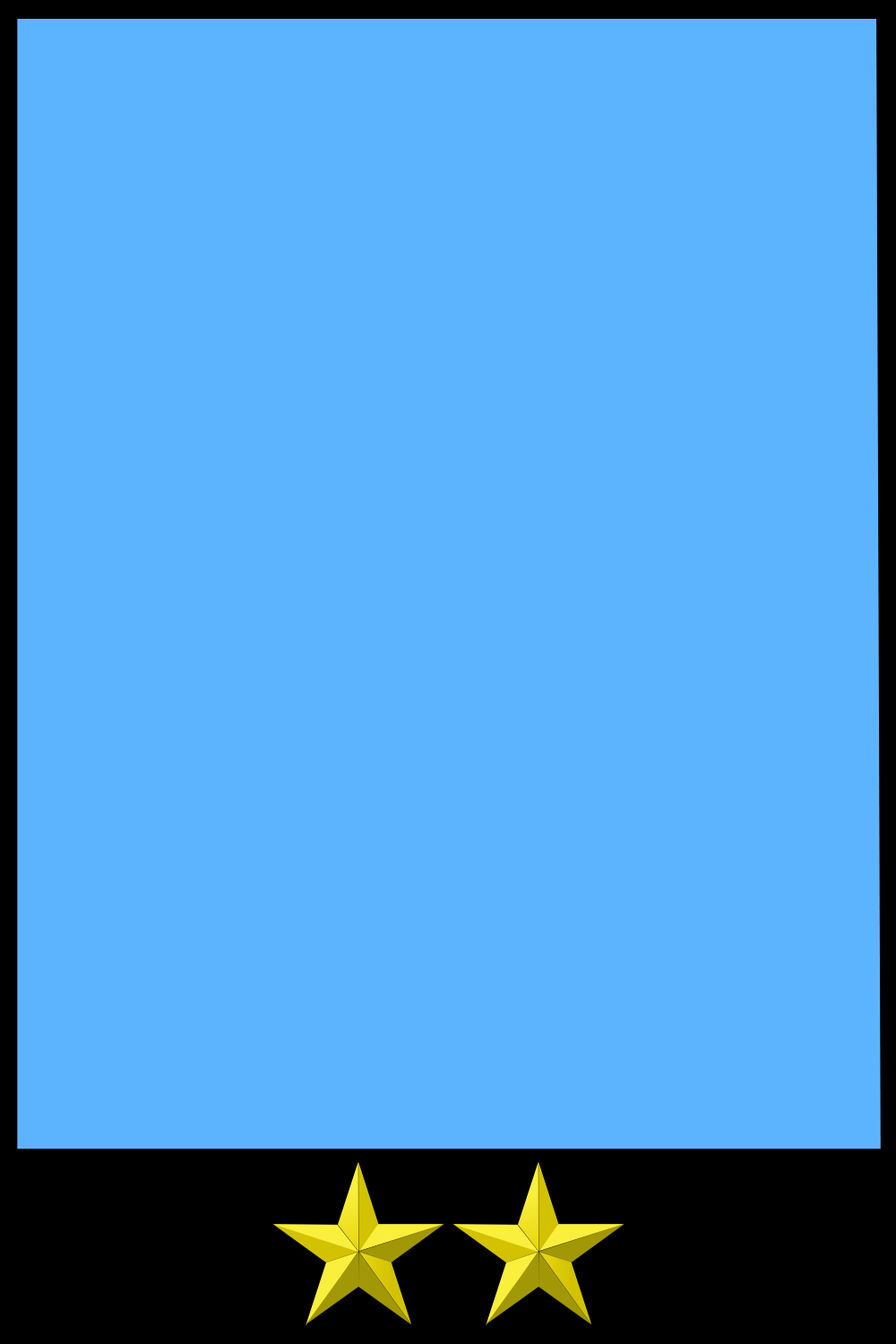
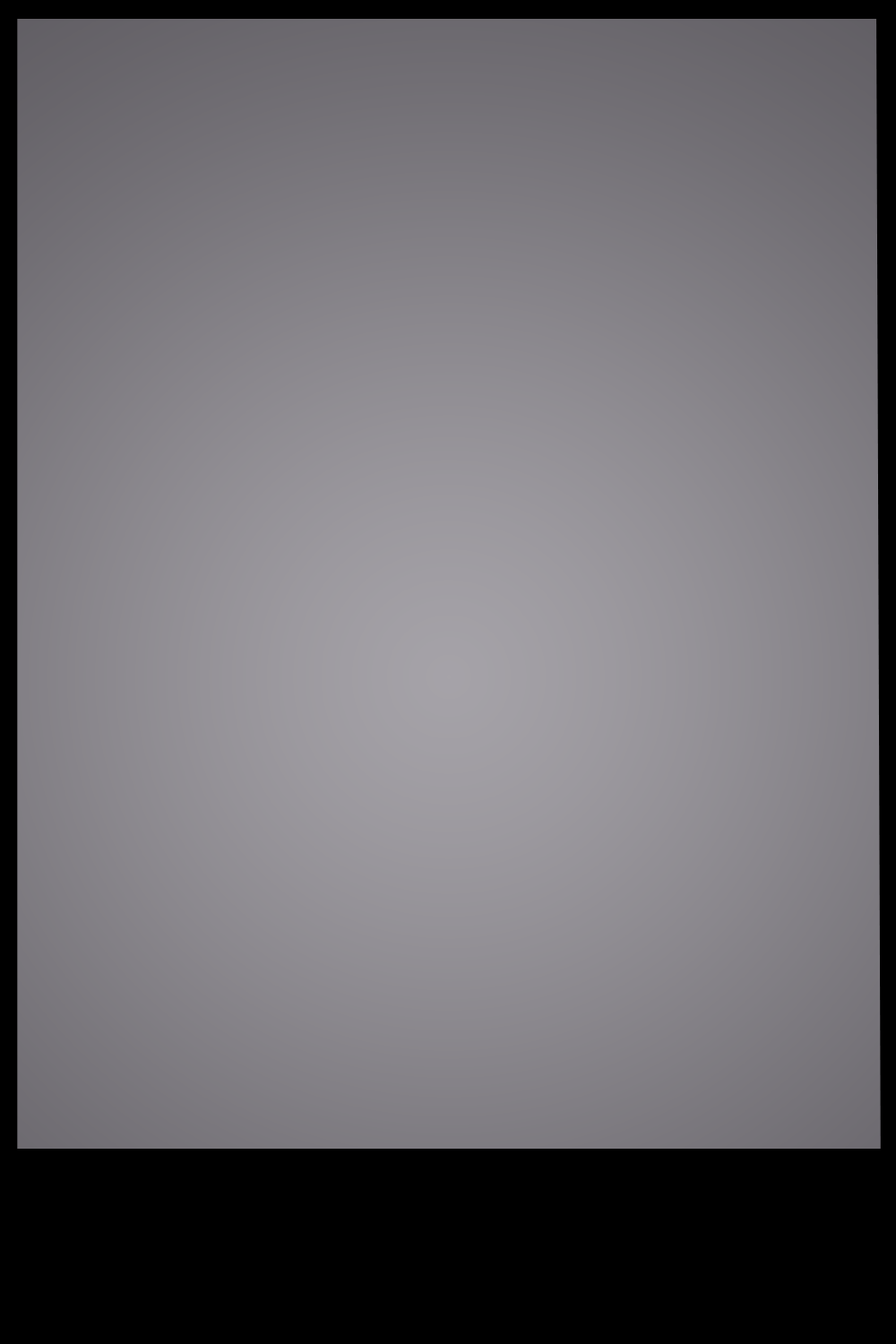
Layers edited between the first and the second w=896, h=1344 image:
removed group "Stuff" (8 layers) over left=272, top=1161, right=625, bottom=1326
renamed "Layer 1" to "Stars", moved it out of group "Stuff" over left=272, top=1161, right=625, bottom=1326
